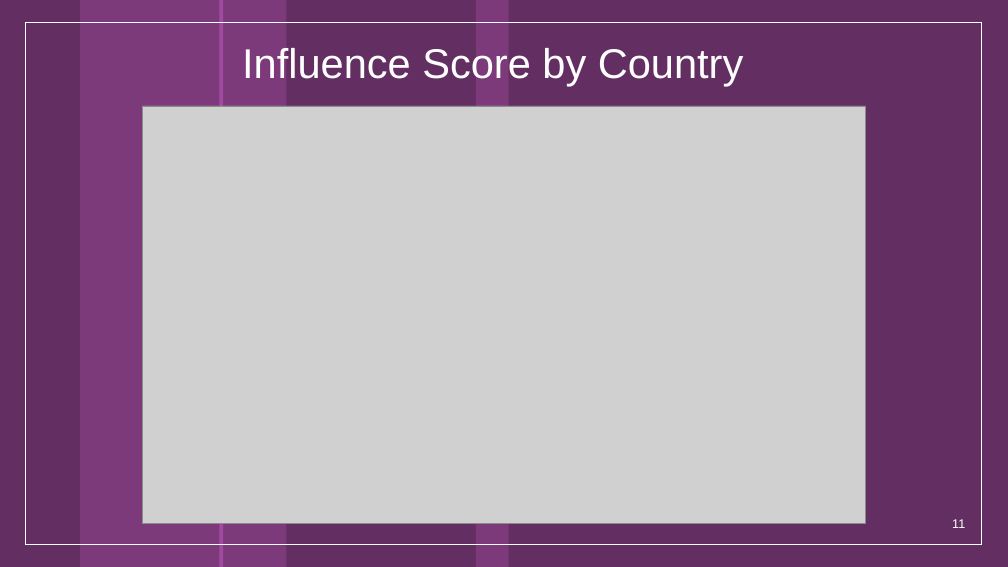
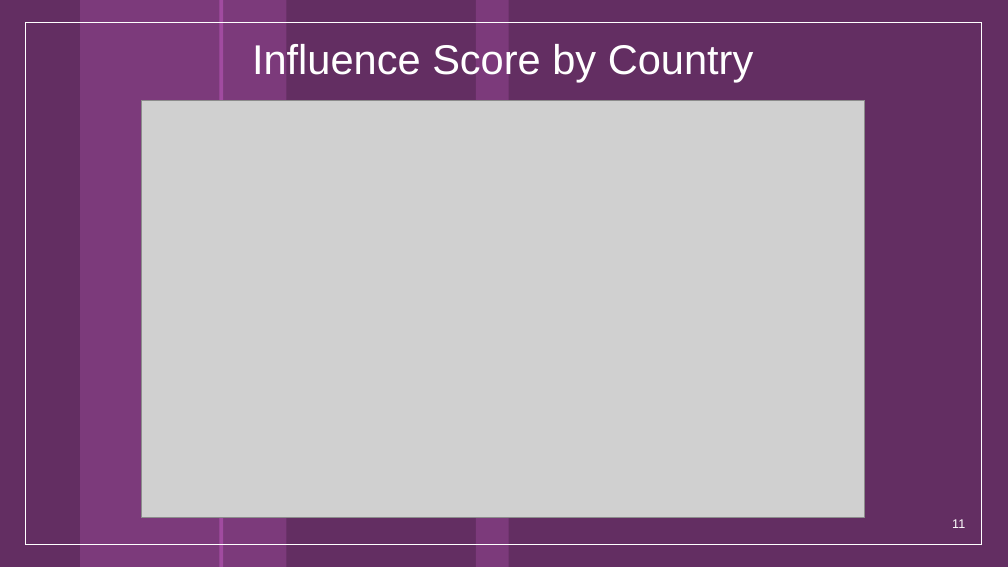
Before and after one commit to ivarunmalhotra/Top-Insta-Influencers-Analysis, a slide deck: slide 11 of TopInstagramAnalysis_ProjectReport.pptx. Drawn at 1008x567 pixels with LibreOffice and Linux fonts; fonts in the diff are those of the drawing; grey boxes stand for pictures; background and template pictures are left out. Boxes give left, top, right and bottom in pixels: in the first picture for what was removed or moved away, otherwise in the second. Text is boxed around its words. In the diff, an @@ line names an element or a change of style, - is before the commit and + after.

```diff
--- a/TopInstagramAnalysis_ProjectReport.pptx
+++ b/TopInstagramAnalysis_ProjectReport.pptx
@@ title "Influence Score by Country": place and size @@
-title "Influence Score by Country" at (242, 48, 744, 86)
+title "Influence Score by Country" at (252, 44, 754, 82)
@@ title "Influence Score by Country" at (252, 44, 754, 82): alignment left to centre @@
@@ picture: place and size @@
-picture at (142, 106, 866, 523)
+picture at (141, 101, 865, 518)
```
Also in this commit, not shown: 6 other slides changed, 1 other file.
